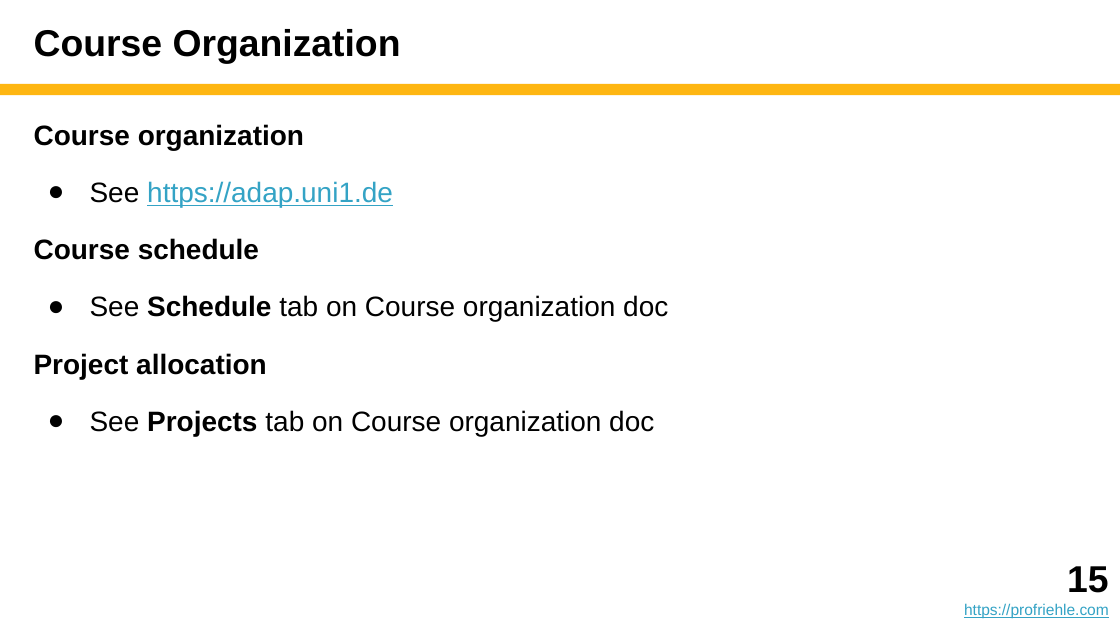
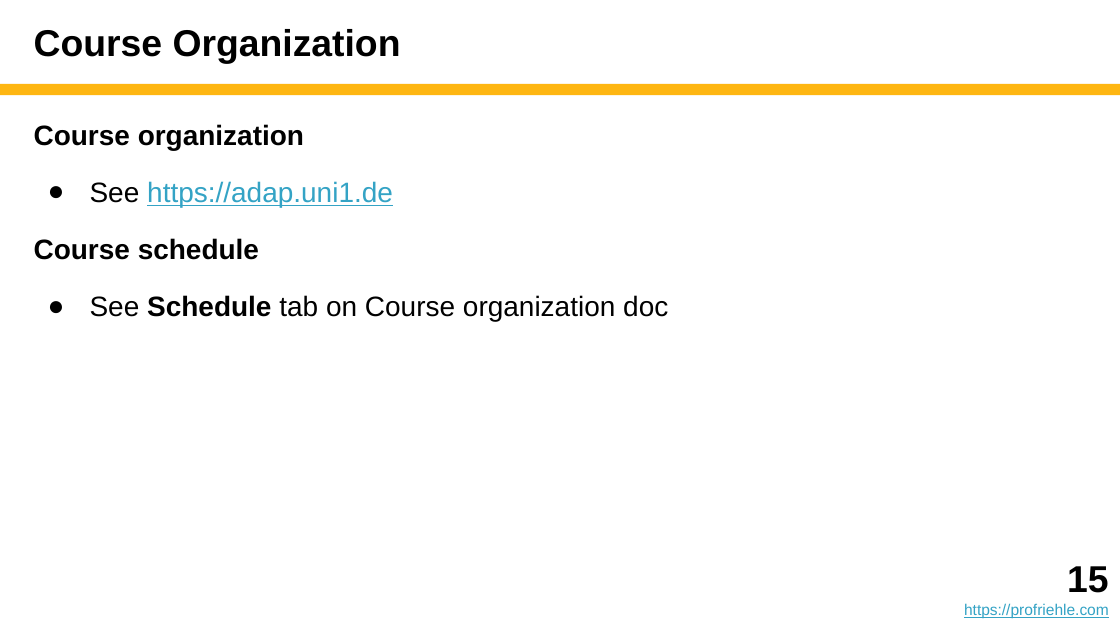
Before and after one commit to dirkriehle/adap-course, a slide deck: slide 15 of Lecture slides/ADAP A01 - Introduction.pptx. Drawn at 1120x630 pixels with LibreOffice and Linux fonts; fonts in the diff are those of the drawing. Boxes give left, top, right and bottom in pixels: in the first picture for what was removed or moved away, otherwise in the second. Text is boxed around its words. In the diff, an @@ line names an element or a change of style, - is before the commit and + after.

```diff
--- a/Lecture slides/ADAP A01 - Introduction.pptx
+++ b/Lecture slides/ADAP A01 - Introduction.pptx
@@ text at (x1=34, y1=353, x2=654, y2=436): paragraphs removed @@
-Project allocation
-● See Projects tab on Course organization doc
```
Also in this commit, not shown: 3 other slides changed, 5 other files.
